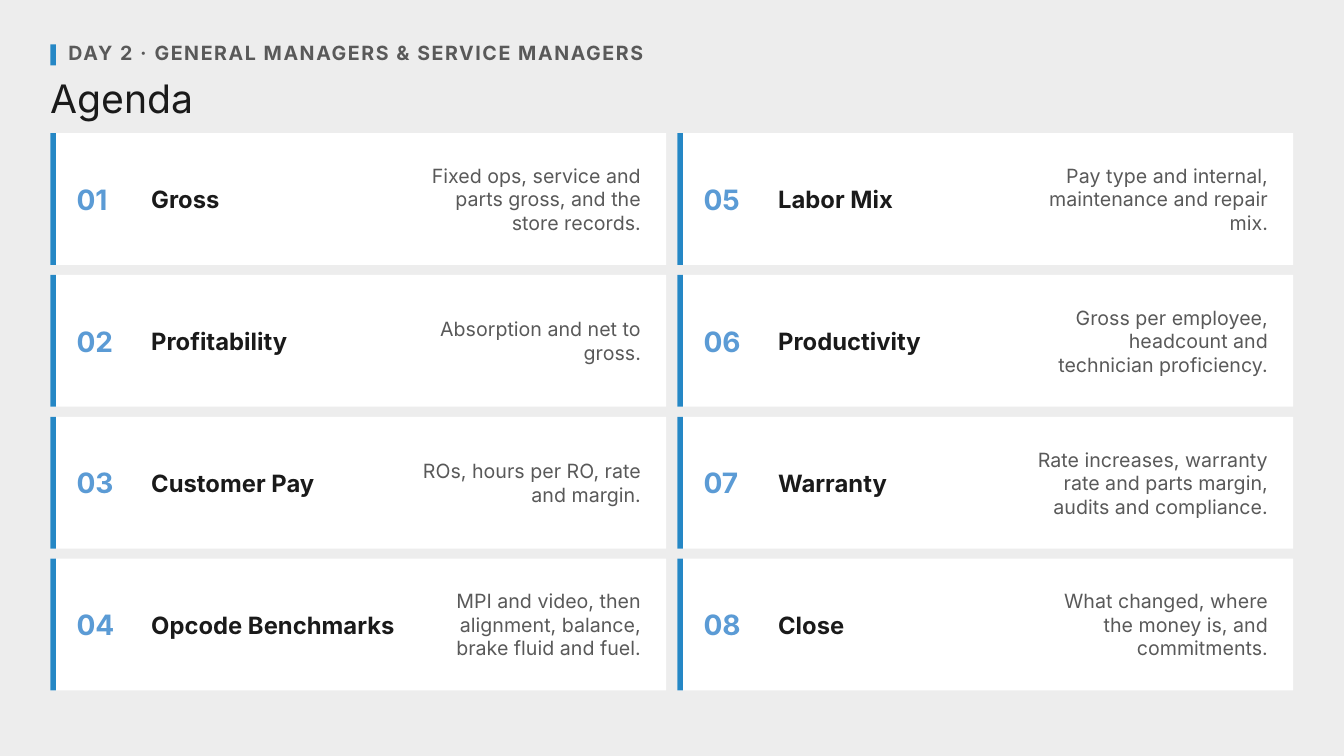
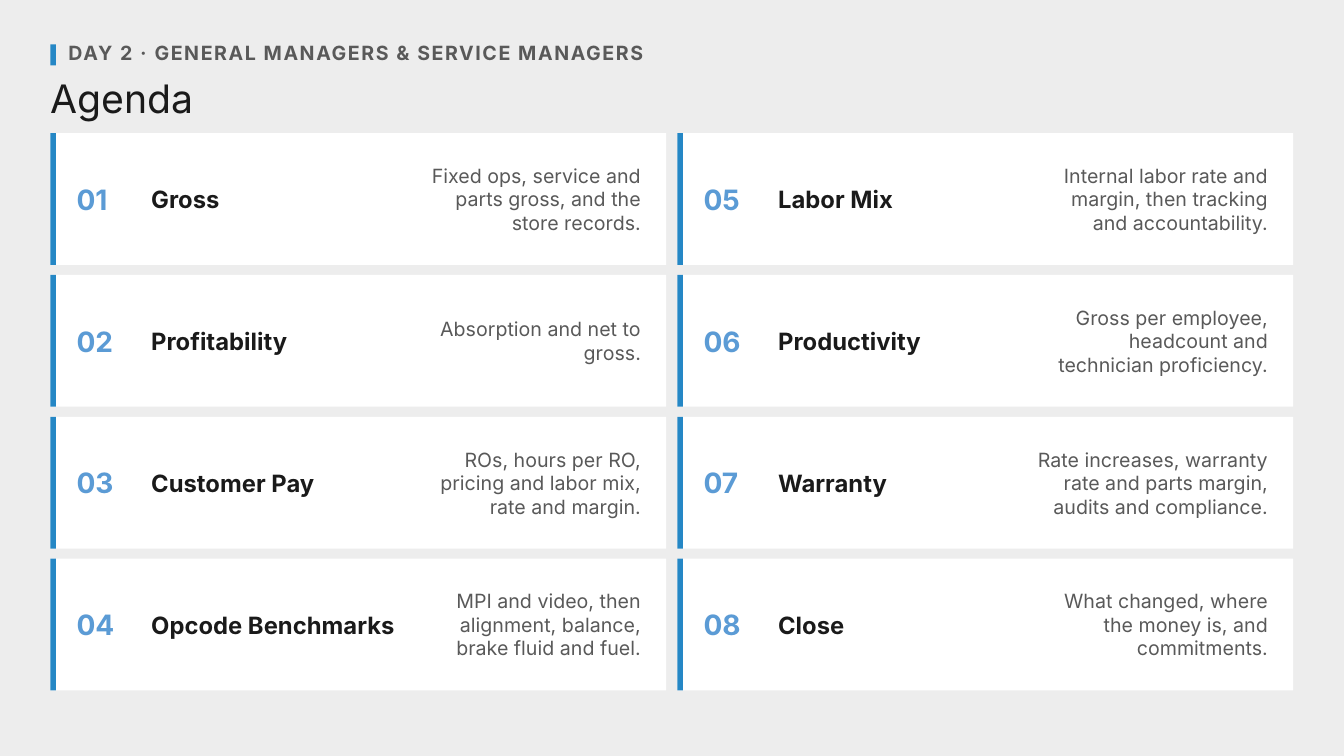
Before and after one commit to Ndresner/Noah, a slide deck: slide 2 of day2-deck/decks/Day 2 Opening - Day 1 Style.pptx. Drawn at 1344x756 pixels with LibreOffice and Linux fonts; fonts in the diff are those of the drawing. Boxes give left, top, right and bottom in pixels: in the first picture for what was removed or moved away, otherwise in the second. Text is boxed around its words. In the diff, an @@ line names an element or a change of style, - is before the commit and + after.

```diff
--- a/day2-deck/decks/Day 2 Opening - Day 1 Style.pptx
+++ b/day2-deck/decks/Day 2 Opening - Day 1 Style.pptx
@@ text at (1064, 168, 1268, 234): text changed @@
-Pay type and internal, maintenance and repair mix.
+Internal labor rate and margin, then tracking and accountability.
@@ text at (440, 452, 641, 518): text changed @@
-ROs, hours per RO, rate and margin.
+ROs, hours per RO, pricing and labor mix, rate and margin.
```
Also in this commit, not shown: 2 other slides changed, 7 other files.
